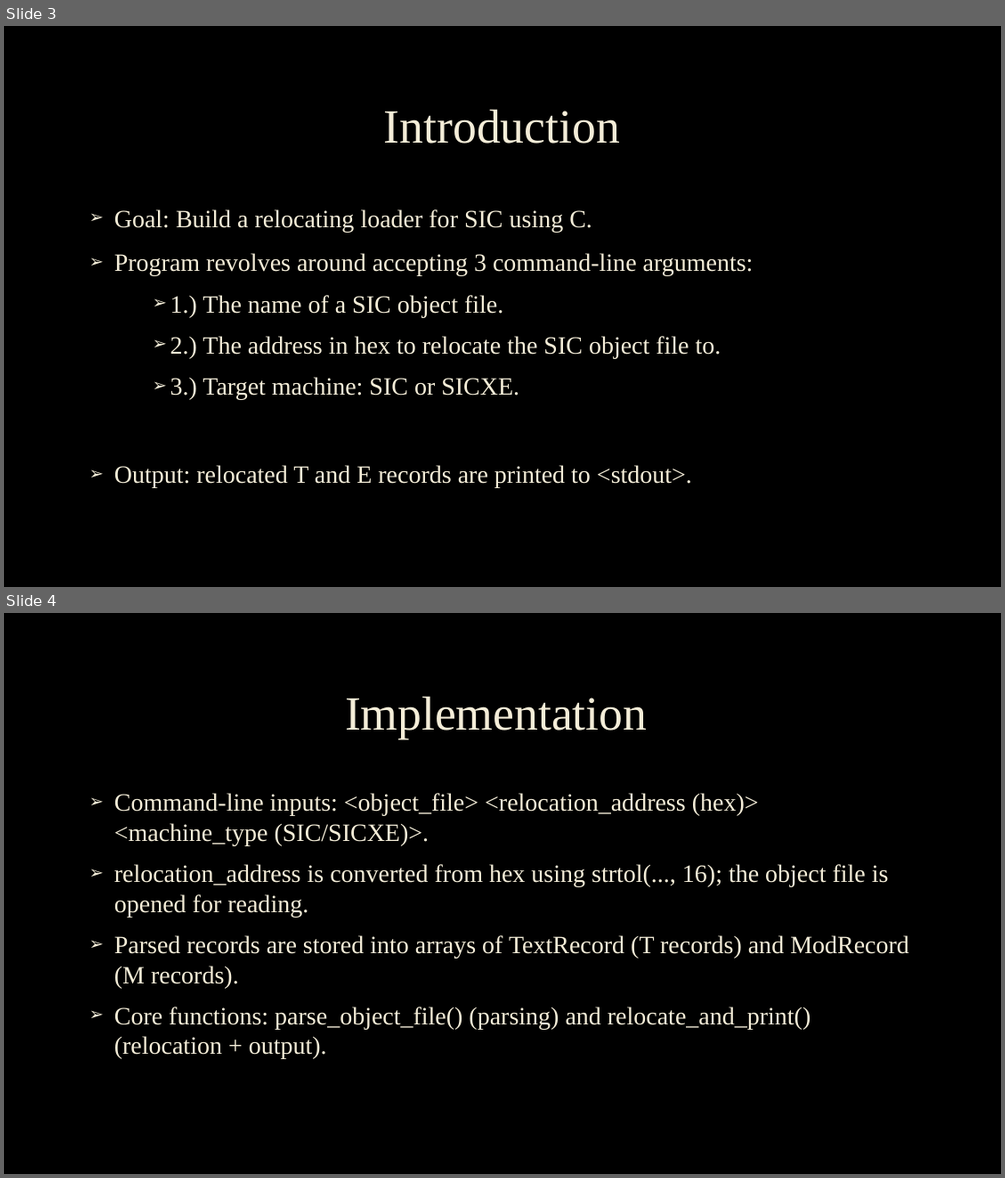
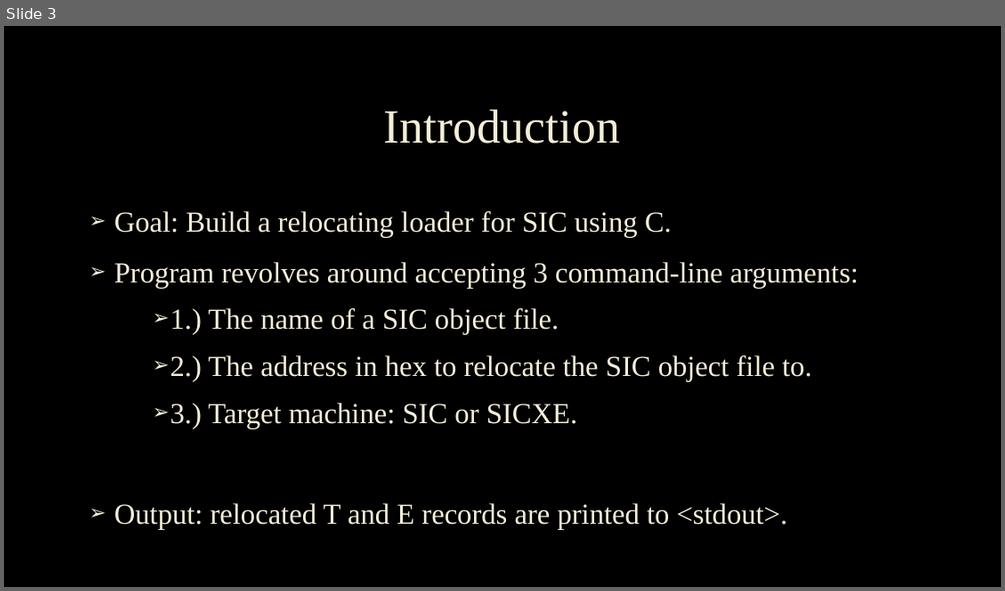
Before and after one commit to Nack2544/Relocating-Loader, a slide deck: Project4_Relocating-Loader.pptx. Shown one above the other, each under a label of ours: slides 3 and 4 before the commit, slide 3 after it. The pictures are 1005x1178 and 1005x591 pixels, drawn with LibreOffice and Linux fonts; fonts in the diff are those of the drawing; background and template pictures are left out. Boxes give left, top, right and bottom in pixels: in the first picture for what was removed or moved away, otherwise in the second. Text is boxed around its words. In the diff, an @@ line names an element or a change of style, - is before the commit and + after.

Commit message:
Add files via upload
Update to PowerPoint. Shorter, easier (not super technical), and includes a screenshot of code for style points?

```diff
--- a/Project4_Relocating-Loader.pptx
+++ b/Project4_Relocating-Loader.pptx
@@ slide 4 removed at (4, 613, 1001, 1174), background picture (left out) @@
@@ title removed at (345, 696, 647, 738) @@
-Implementation
@@ text removed at (114, 793, 909, 1059) @@
-➢ Command-line inputs: <object_file> <relocation_address (hex)> <machine_type (SIC/SICXE)>.
-➢ relocation_address is converted from hex using strtol(..., 16); the object file is opened for reading.
-➢ Parsed records are stored into arrays of TextRecord (T records) and ModRecord (M records).
-➢ Core functions: parse_object_file() (parsing) and relocate_and_print() (relocation + output).
@@ slide 3 changed as well @@
@@ text "Goal: Build a relocating loader ..." at (114, 211, 858, 530): size 24 to 28 pt @@
```
Also in this commit, not shown: 2 other slides changed, 6 slides added, 8 other slides removed.
